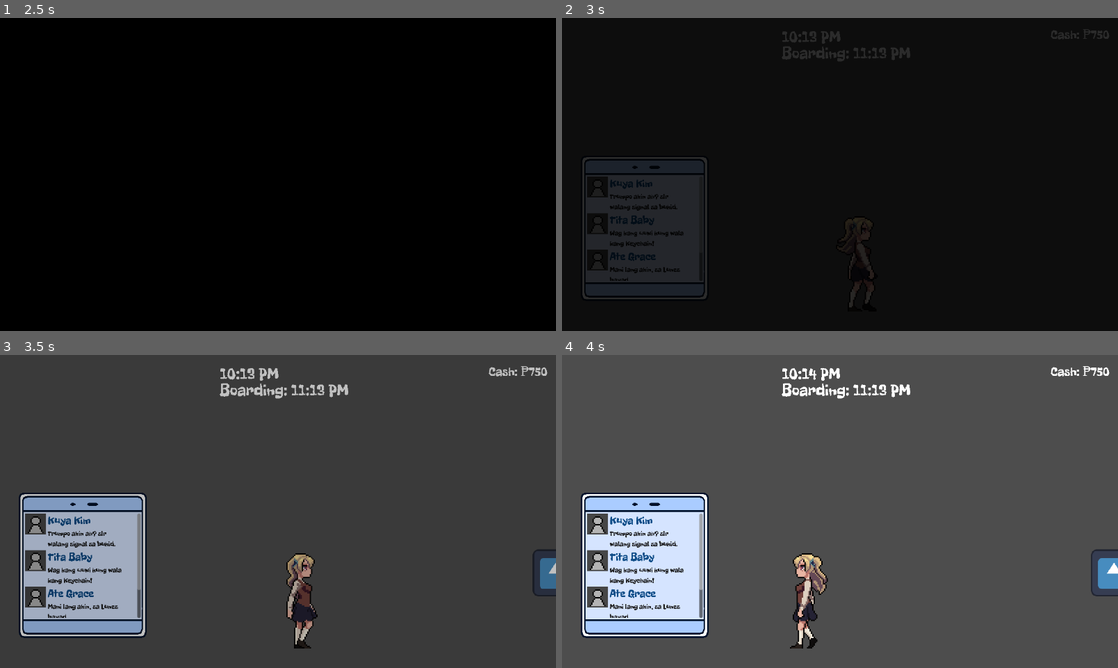
Above: before the commit, frames 1-4 (two rows, left to right).
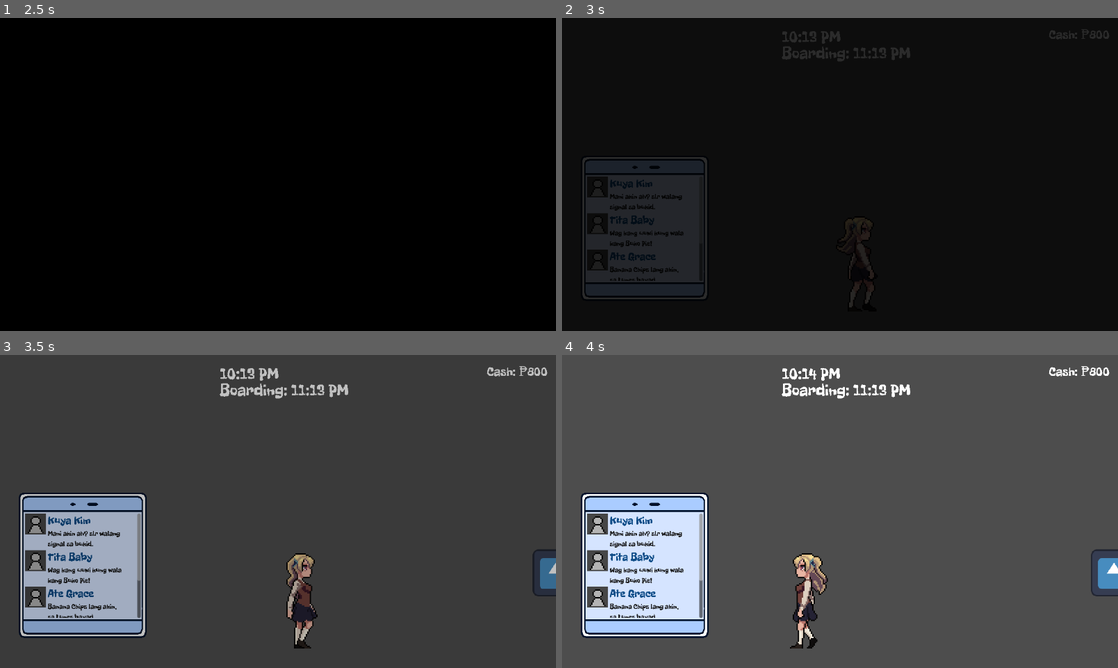
Above: after the commit, the same moments.

Repository: Ronbc779/Game-Jam
Game: Godot game, scene res://scenes/menu.tscn
Two runs of this game, one before a commit and one after it. Both use one fixed random seed, a clock stepped at 60 frames per second and the inputs below. The engine's default icon, where the game draws it, is replaced by a stand-in: a white triangle on a blue panel in a dark square.
Inputs (mouse positions are in pixels of both pictures, inside the frame that each line leads up to):
- Up to frame 1 (2.5 s): click (278, 174) at 0.5 s; click (278, 174) at 1.25 s; hold D (right) from 2.03 s (still down); hold E (interact) from 2.03 s (still down)
- Up to frame 2 (3 s): keep holding D (right); tap Enter at 2.75 s; release E (interact) at 2.78 s; tap Ctrl (sprint) at 2.85 s
- Up to frame 3 (3.5 s): keep holding D (right)
- Up to frame 4 (4 s): release D (right) at 3.53 s; hold A (left) from 3.53 s (still down); hold E (interact) from 3.53 s (still down)

Frame 1 is identical in both runs. In frame 2, 0.3% of the frame differs, in the area x 8-98%, y 3-84%; in frame 3, 0.7%; in frame 4, 0.7%.

Commit message:
added more items

Diff:
--- a/scripts/ShopManager.gd
+++ b/scripts/ShopManager.gd
@@ -5,26 +5,40 @@
 var shops: Dictionary = {
 	"toy": {
 		"items": [
-			{"name": "Trumpo", "price": 100, "texture": preload("res://assets/images/toys/trumpo.png")},
-			{"name": "Pogs", "price": 180, "texture": preload("res://assets/images/toys/pogs.png")},
-			{"name": "Yoyo", "price": 250, "texture": preload("res://assets/images/toys/yo-yo.png")},
+			{"name": "Trumpo", "price": 60, "texture": preload("res://assets/images/toys/trumpo.png")},
+			{"name": "Pogs", "price": 50, "texture": preload("res://assets/images/toys/pogs.png")},
+			{"name": "Yoyo", "price": 40, "texture": preload("res://assets/images/toys/yo-yo.png")},
+			{"name": "Ball", "price": 120, "texture": preload("res://assets/images/toys/ball.png")},
+			{"name": "Cooking Set", "price": 200, "texture": preload("res://assets/images/toys/cooking_set.png")},
+			{"name": "Kite", "price": 90, "texture": preload("res://assets/images/toys/kite.png")},
+			{"name": "Sungka", "price": 250, "texture": preload("res://assets/images/toys/sungka.png")},
+			{"name": "Teddy Bear", "price": 300, "texture": preload("res://assets/images/toys/teddy_bear.png")},
 		]
 	},
 	"souvenir": {
 		"items": [
-			{"name": "Keychain", "price": 80, "texture": preload("res://assets/images/souvenir/keychain.png")},
-			{"name": "Dreamcatcher", "price": 60, "texture": preload("res://assets/images/souvenir/dreamcatcher.png")},
-			{"name": "Abaniko", "price": 150, "texture": preload("res://assets/images/souvenir/abaniko.png")},
+			{"name": "Keychain", "price": 55, "texture": preload("res://assets/images/souvenir/keychain.png")},
+			{"name": "Dreamcatcher", "price": 180, "texture": preload("res://assets/images/souvenir/dreamcatcher.png")},
+			{"name": "Abaniko", "price": 85, "texture": preload("res://assets/images/souvenir/abaniko.png")},
+			{"name": "Bag", "price": 250, "texture": preload("res://assets/images/souvenir/bag.png")},
+			{"name": "Jeepney Miniature", "price": 170, "texture": preload("res://assets/images/souvenir/jeepney_miniature.png")},
+			{"name": "Salakot", "price": 185, "texture": preload("res://assets/images/souvenir/salakot.png")},
+			{"name": "Tshirt", "price": 300, "texture": preload("res://assets/images/souvenir/tshirt.png")},
 		]
 	},
 	"food": {
 		"items": [
-			{"name": "Polvoron",  "price": 100, "texture": preload("res://assets/images/food/polvoron.png")},
-			{"name": "Chicharon",  "price": 200, "texture": preload("res://assets/images/food/chicharon.png")},
-			{"name": "Dried Mangoes", "price": 300, "texture": preload("res://assets/images/food/dried mango.png")},
-			{"name": "Mani", "price": 90, "texture": preload("res://assets/images/food/mani.png")},
-			{"name": "Suman", "price": 90, "texture": preload("res://assets/images/food/suman.png")},
-			{"name": "Biscocho", "price": 90, "texture": preload("res://assets/images/food/biscocho.png")},
+			{"name": "Polvoron",  "price": 30, "texture": preload("res://assets/images/food/polvoron.png")},
+			{"name": "Chicharon",  "price": 50, "texture": preload("res://assets/images/food/chicharon.png")},
+			{"name": "Dried Mangoes", "price": 120, "texture": preload("res://assets/images/food/dried mango.png")},
+			{"name": "Mani", "price": 25, "texture": preload("res://assets/images/food/mani.png")},
+			{"name": "Suman", "price": 35, "texture": preload("res://assets/images/food/suman.png")},
+			{"name": "Biscocho", "price": 40, "texture": preload("res://assets/images/food/biscocho.png")},
+			{"name": "Banana Chips", "price": 60, "texture": preload("res://assets/images/food/banana_chips.png")},
+			{"name": "Bibingka", "price": 50, "texture": preload("res://assets/images/food/bibingka.png")},
+			{"name": "Buko Pie", "price": 180, "texture": preload("res://assets/images/food/buko_pie.png")},
+			{"name": "Pastillas", "price": 65, "texture": preload("res://assets/images/food/pastillas.png")},
+			{"name": "Puto", "price": 55, "texture": preload("res://assets/images/food/puto.png")},
 		]
 	},
 }
@@ -47,18 +61,36 @@
 	{"type": "category", "value": "toy"},
 	{"type": "category", "value": "souvenir"},
 	{"type": "category", "value": "food"},
+	#food
 	{"type": "item", "value": "Polvoron"},
 	{"type": "item", "value": "Chicharon"},
 	{"type": "item", "value": "Dried Mangoes"},
 	{"type": "item", "value": "Mani"},
 	{"type": "item", "value": "Suman"},
 	{"type": "item", "value": "Biscocho"},
+	{"type": "item", "value": "Banana Chips"},
+	{"type": "item", "value": "Bibingka"},
+	{"type": "item", "value": "Buko Pie"},
+	{"type": "item", "value": "Pastillas"},
+	{"type": "item", "value": "Puto"},
+	#toy
 	{"type": "item", "value": "Trumpo"},
 	{"type": "item", "value": "Yoyo"},
 	{"type": "item", "value": "Pogs"},
+	{"type": "item", "value": "Ball"},
+	{"type": "item", "value": "Cooking Set"},
+	{"type": "item", "value": "Kite"},
+	{"type": "item", "value": "Sungka"},
+	{"type": "item", "value": "Teddy Bear"},
+	#souvenir
+	{"type": "item", "value": "Abaniko"},
+	{"type": "item", "value": "Bag"},
+	{"type": "item", "value": "Dreamcatcher"},
+	{"type": "item", "value": "Jeepney Miniature"},
 	{"type": "item", "value": "Keychain"},
-	{"type": "item", "value": "Dreamcatcher"},
-	{"type": "item", "value": "Abaniko"},
+	{"type": "item", "value": "Salakot"},
+	{"type": "item", "value": "Tshirt"}
+
 ]
 
 var category_message_templates: Array = [
